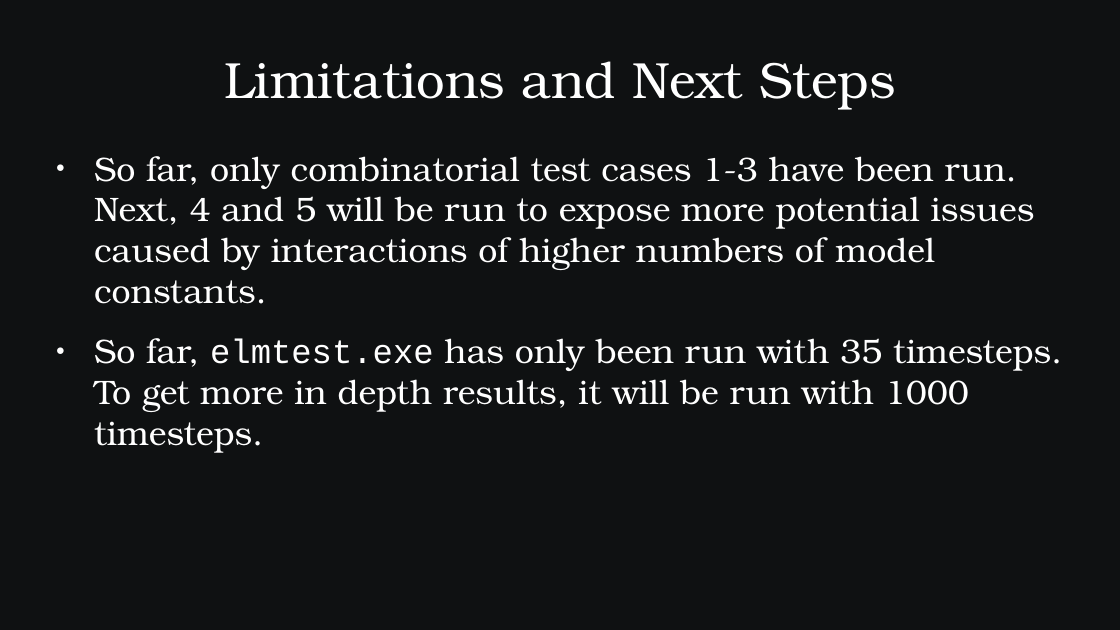
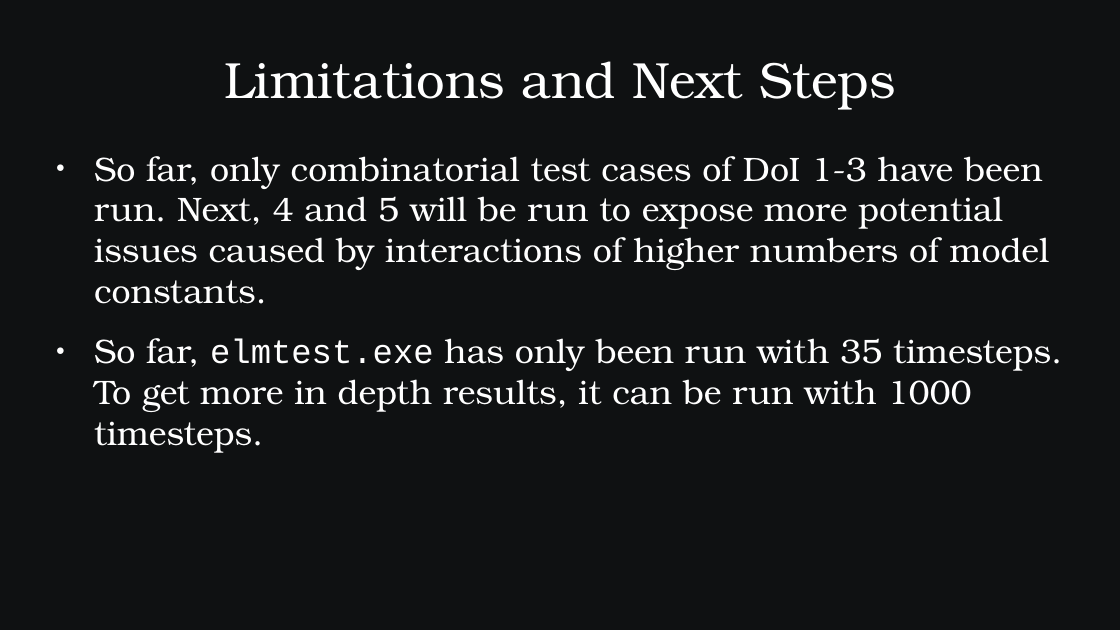
Before and after one commit to SamAllen06/lake_temp_work, a slide deck: slide 47 of documentation/for_collaborators/AnalysisOverview.pptx (slide 49 before the commit). Drawn at 1120x630 pixels with LibreOffice and Linux fonts; fonts in the diff are those of the drawing. Boxes give left, top, right and bottom in pixels: in the first picture for what was removed or moved away, otherwise in the second. Text is boxed around its words. In the diff, an @@ line names an element or a change of style, - is before the commit and + after.

```diff
--- a/documentation/for_collaborators/AnalysisOverview.pptx
+++ b/documentation/for_collaborators/AnalysisOverview.pptx
@@ text at (94, 156, 1062, 453): text changed @@
-● So far, only combinatorial test cases 1-3 have been run. Next, 4 and 5 will be run to expose more potential issues caused by interactions of higher numbers of model constants.
-● So far, elmtest.exe has only been run with 35 timesteps. To get more in depth results, it will be run with 1000 timesteps.
+● So far, only combinatorial test cases of DoI 1-3 have been run. Next, 4 and 5 will be run to expose more potential issues caused by interactions of higher numbers of model constants.
+● So far, elmtest.exe has only been run with 35 timesteps. To get more in depth results, it can be run with 1000 timesteps.
```
Also in this commit, not shown: 17 other slides changed, 2 slides removed, 3 other files.
